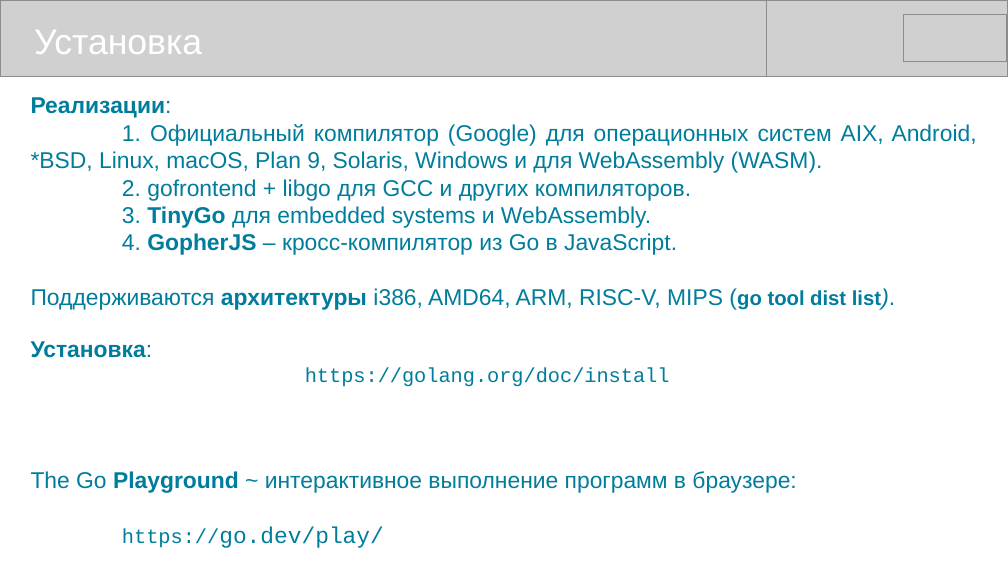
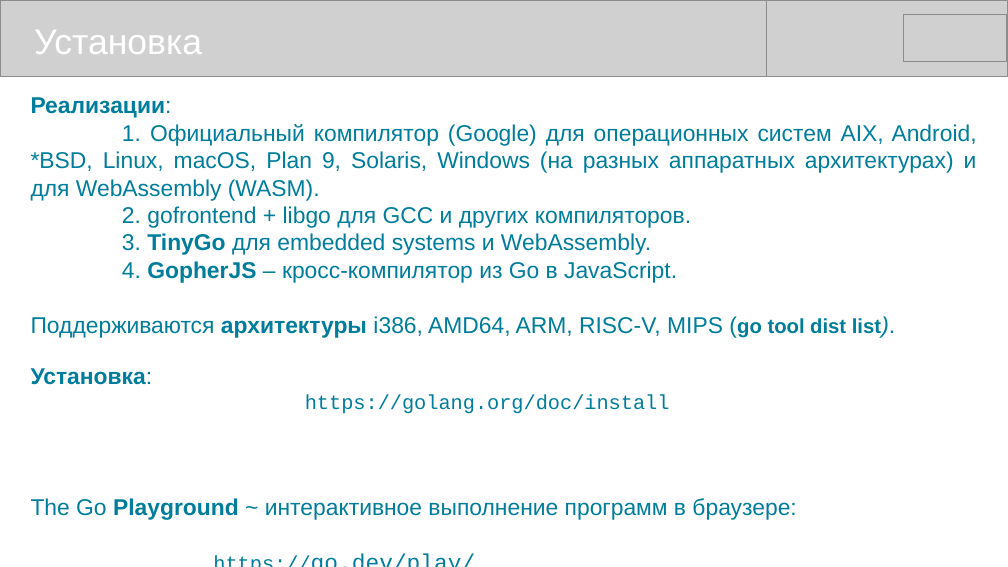
Before and after one commit to mike-shock/Go_language, a slide deck: slide 7 of Go_Intro.odp. Drawn at 1008x567 pixels with LibreOffice and Linux fonts; fonts in the diff are those of the drawing; grey boxes stand for pictures. Boxes give left, top, right and bottom in pixels: in the first picture for what was removed or moved away, otherwise in the second. Text is boxed around its words. In the diff, an @@ line names an element or a change of style, - is before the commit and + after.

```diff
--- a/Go_Intro.odp
+++ b/Go_Intro.odp
@@ text at <box>31,124,977,201</box>: text changed @@
-1. Официальный компилятор (Google) для операционных систем AIX, Android, *BSD, Linux, macOS, Plan 9, Solaris, Windows и для WebAssembly (WASM).
+1. Официальный компилятор (Google) для операционных систем AIX, Android, *BSD, Linux, macOS, Plan 9, Solaris, Windows (на разных аппаратных архитектурах) и для WebAssembly (WASM).
```
Also in this commit, not shown: 13 other slides changed, 8 slides added.
